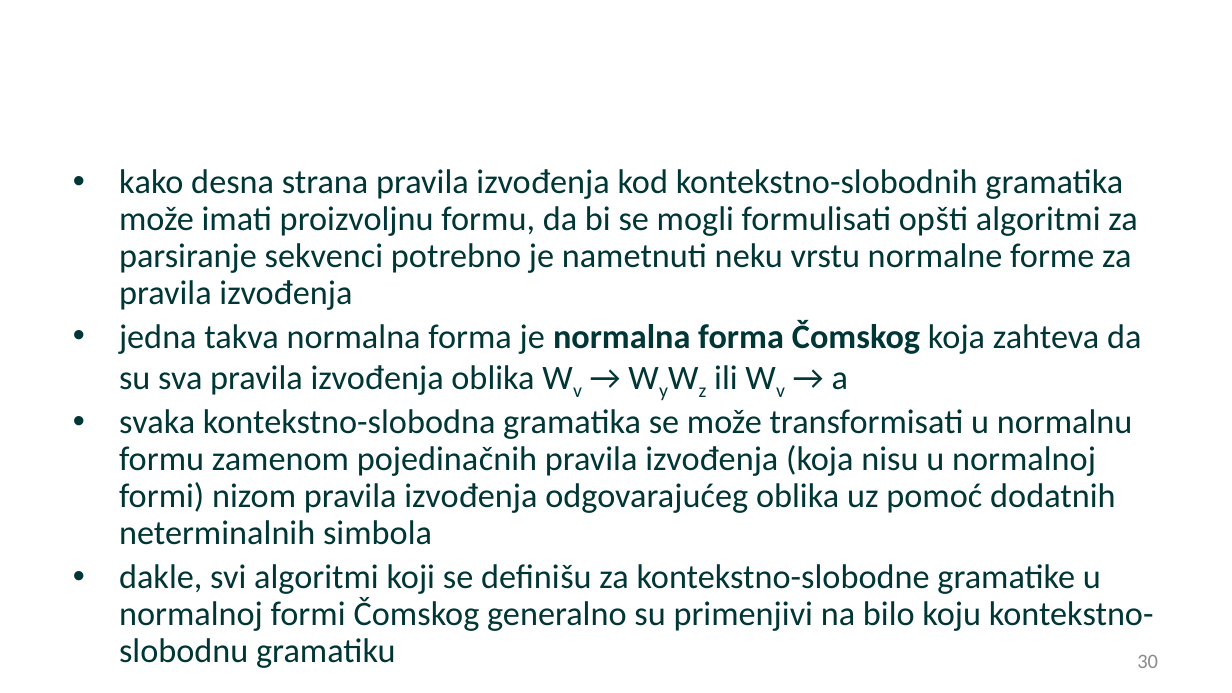
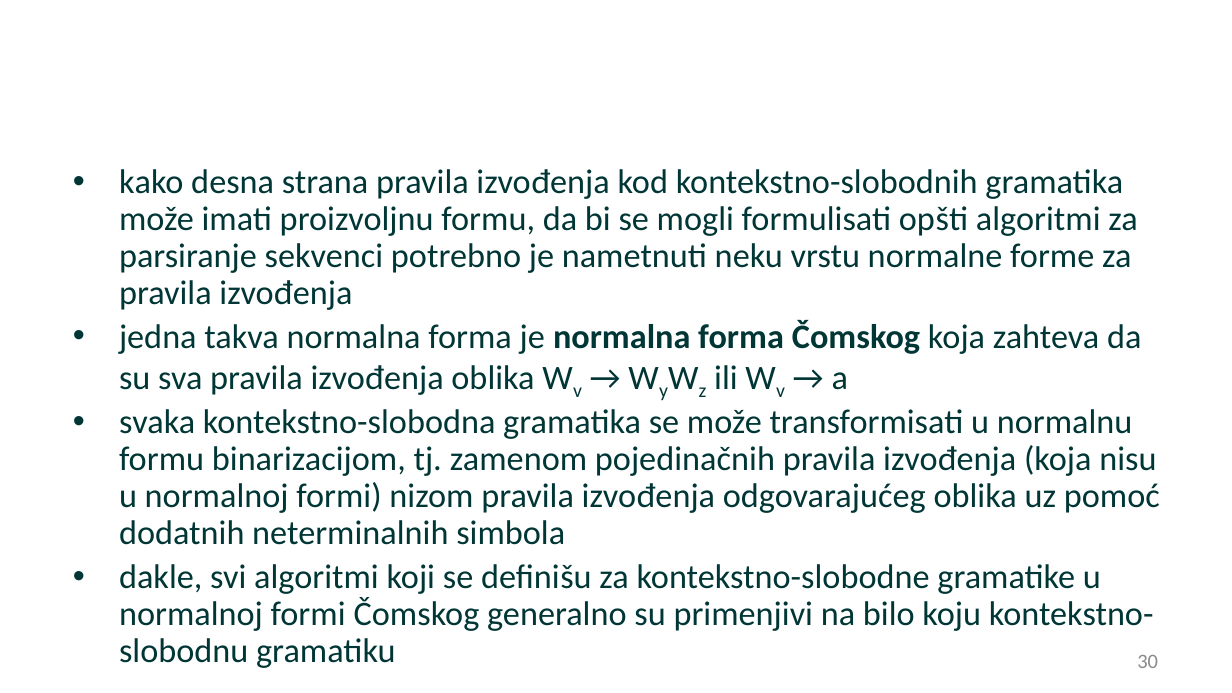
Before and after one commit to matfija/Sekundarna-struktura-tRNK, a slide deck: slide 30 of slajdovi/Sekvence-slajdovi.pptx. Drawn at 1232x693 pixels with LibreOffice and Linux fonts; fonts in the diff are those of the drawing; background and template pictures are left out. Boxes give left, top, right and bottom in pixels: in the first picture for what was removed or moved away, otherwise in the second. Text is boxed around its words. In the diff, an @@ line names an element or a change of style, - is before the commit and + after.

```diff
--- a/slajdovi/Sekvence-slajdovi.pptx
+++ b/slajdovi/Sekvence-slajdovi.pptx
@@ text at <box>119,409,1160,545</box>: text changed @@
-• svaka kontekstno-slobodna gramatika se može transformisati u normalnu formu zamenom pojedinačnih pravila izvođenja (koja nisu u normalnoj formi) nizom pravila izvođenja odgovarajućeg oblika uz pomoć dodatnih neterminalnih simbola
+• svaka kontekstno-slobodna gramatika se može transformisati u normalnu formu binarizacijom, tj. zamenom pojedinačnih pravila izvođenja (koja nisu u normalnoj formi) nizom pravila izvođenja odgovarajućeg oblika uz pomoć dodatnih neterminalnih simbola
```
Also in this commit, not shown: 4 other slides changed, 1 slide added, 1 other file.
